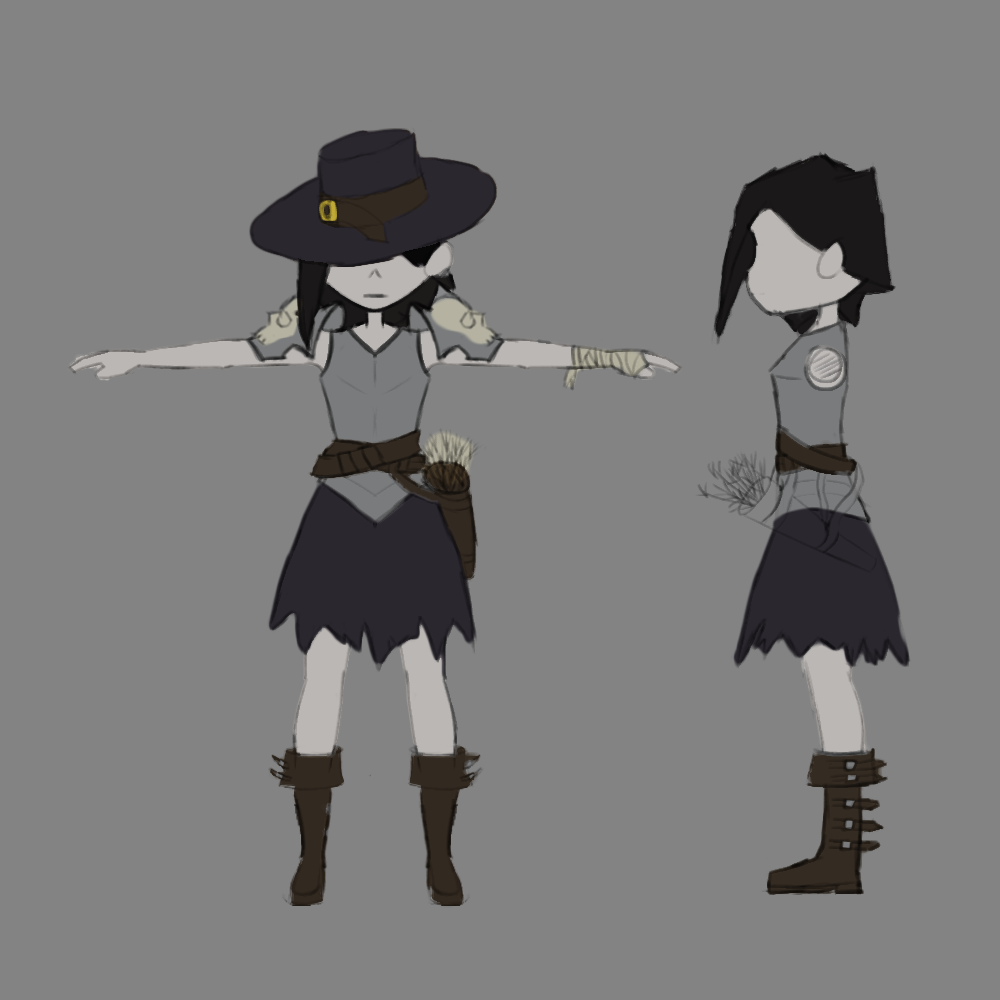
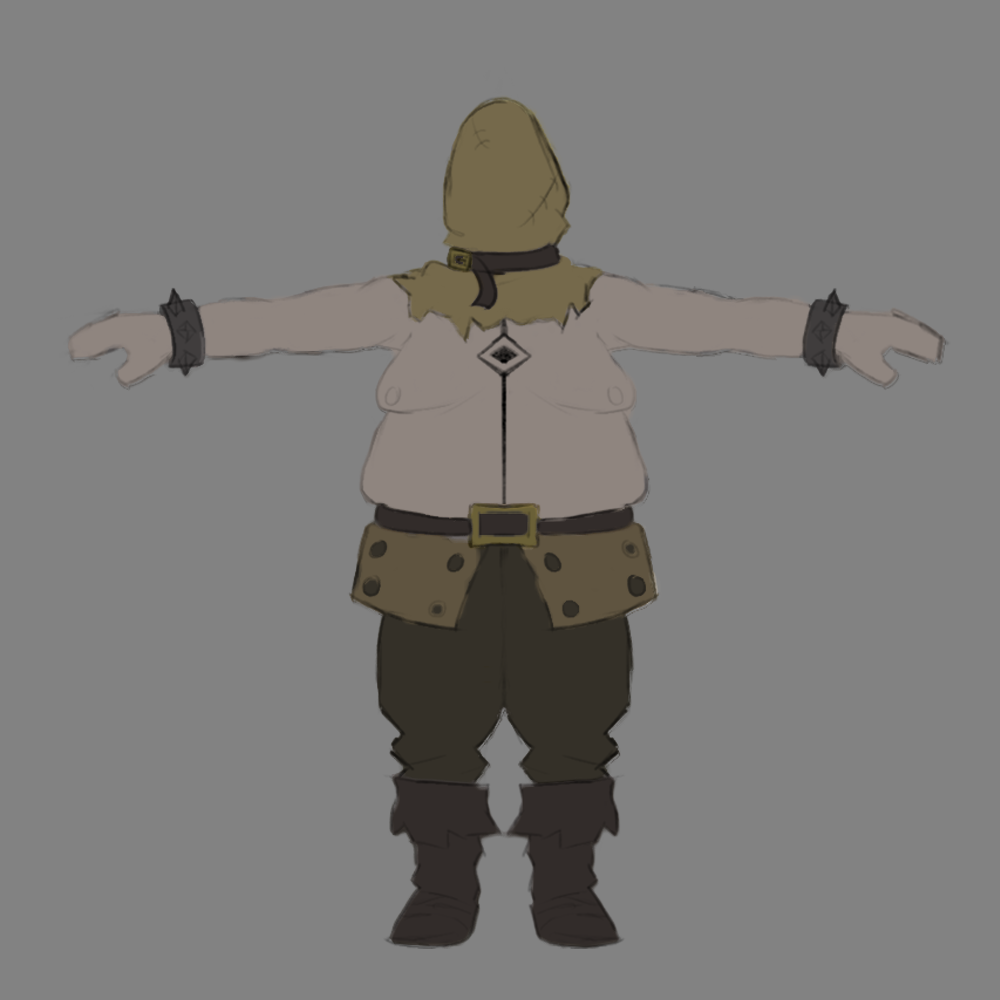
Comparing the layer stacks of the two 1000×1000 images. Changes:
showed group "Executioner" (15 layers) over 64, 95, 951, 949
painted on "Preenchimento de Cor 4" (1st of 9, in "Executioner" › "Colors") over 348, 245, 542, 684
painted on "Preenchimento de Cor 4" (2nd of 9, in "Executioner" › "Colors") over 157, 286, 849, 378
painted on "Preenchimento de Cor 4" (3rd of 9, in "Executioner" › "Colors") over 349, 520, 660, 632
painted on "Preenchimento de Cor 4" (4th of 9, in "Executioner" › "Colors") over 349, 501, 659, 949
painted on "Preenchimento de Cor 4" (5th of 9, in "Executioner" › "Colors") over 67, 271, 947, 522
painted on "Preenchimento de Cor 4" (6th of 9, in "Executioner" › "Colors") over 384, 95, 605, 344
painted on "Preenchimento de Cor 4" (7th of 9, in "Executioner" › "Colors") over 69, 241, 946, 949
painted on "Preenchimento de Cor 4" (8th of 9, in "Executioner" › "Colors") over 67, 98, 945, 946
hid group "Witch Hunter" (29 layers) over 66, 119, 912, 908
painted on "Preenchimento de Cor 4" (9th of 9, in "Witch Hunter" › "Colors") over 319, 200, 337, 221
painted on "Hair" (2nd of 2, in "Witch Hunter" › "Colors") over 292, 152, 896, 354
painted on "Preenchimento de Cor 2" (1st of 2, in "Witch Hunter" › "Colors") over 249, 128, 910, 682
painted on "Preenchimento de Cor 2" (2nd of 2, in "Witch Hunter" › "Colors") over 248, 284, 888, 896
painted on "Preenchimento de Cor 3" (1st of 3, in "Witch Hunter" › "Colors") over 248, 128, 888, 908
painted on "Preenchimento de Cor 3" (2nd of 3, in "Witch Hunter" › "Colors") over 253, 298, 648, 496
painted on "Preenchimento de Cor 3" (3rd of 3, in "Witch Hunter" › "Colors") over 66, 208, 872, 758
painted on "Color Mask" over 67, 128, 906, 906
painted on "Preenchimento de Cor 1" over 64, 95, 951, 949
